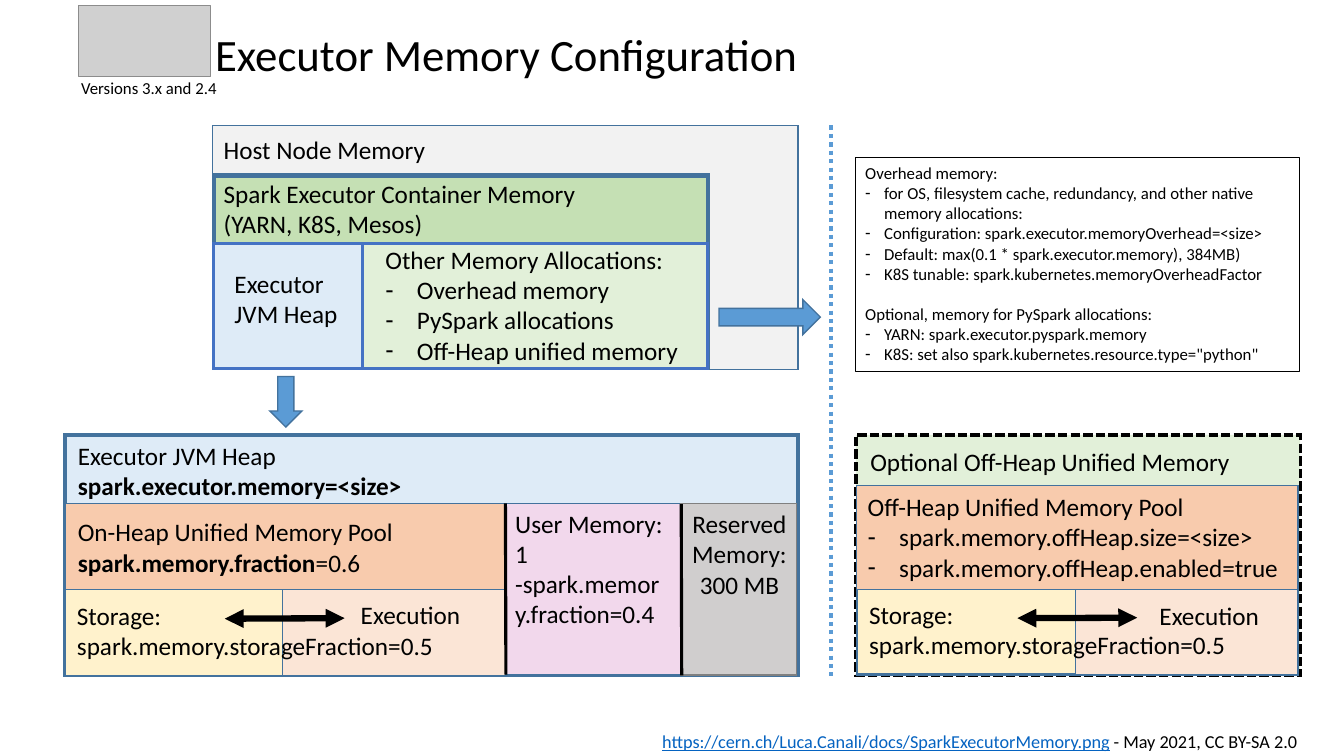
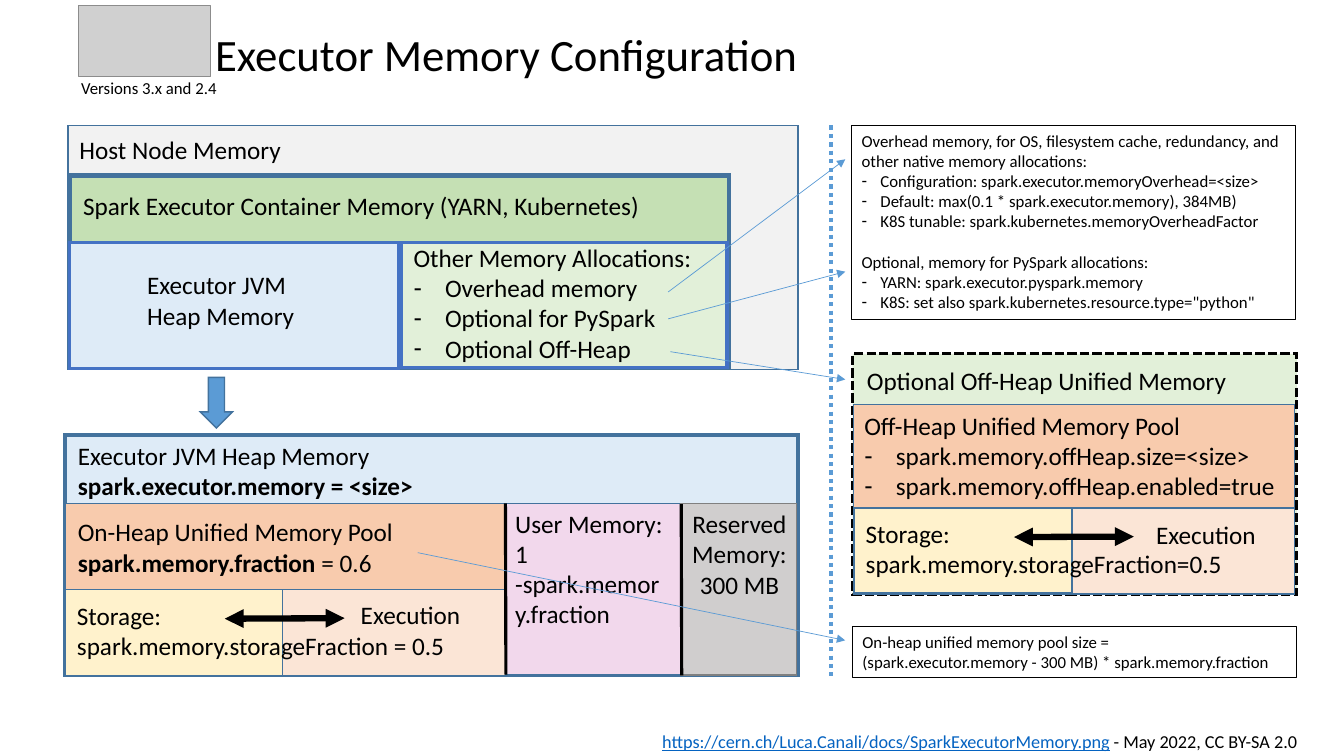
Before and after one commit to LucaCanali/Miscellaneous, a slide deck: slide 1 of Spark_Notes/SparkExecutorMemory.pptx. Drawn at 1344x756 pixels with LibreOffice and Linux fonts; fonts in the diff are those of the drawing; grey boxes stand for pictures. Boxes give left, top, right and bottom in pixels: in the first picture for what was removed or moved away, otherwise in the second. Text is boxed around its words. In the diff, an @@ line names an element or a change of style, - is before the commit and + after.

Commit message:
update Spark memory diagram

```diff
--- a/Spark_Notes/SparkExecutorMemory.pptx
+++ b/Spark_Notes/SparkExecutorMemory.pptx
@@ rectangle: place and size @@
-rectangle at [213, 125, 799, 369]
+rectangle at [68, 125, 798, 369]
@@ text "Host Node Memory": place and size @@
-text "Host Node Memory" at [224, 141, 425, 163]
+text "Host Node Memory" at [79, 141, 281, 163]
@@ rectangle "Overhead memory, for OS, filesystem ...": place and size @@
-rectangle "Overhead memory, for OS, filesystem ..." at [856, 157, 1300, 371]
+rectangle "Overhead memory, for OS, filesystem ..." at [852, 126, 1296, 320]
@@ text in rectangle at [862, 135, 1279, 170]: text changed @@
-Overhead memory:
-– for OS, filesystem cache, redundancy, and other native memory allocations:
+Overhead memory, for OS, filesystem cache, redundancy, and other native memory allocations:
@@ rectangle: place and size @@
-rectangle at [214, 175, 708, 368]
+rectangle at [70, 175, 729, 368]
@@ arrow added from (668, 292) to (846, 159), #5B9BD5 0.5 pt @@
@@ text at [83, 196, 638, 219]: text changed @@
-Spark Executor Container Memory (YARN, K8S, Mesos)
+Spark Executor Container Memory (YARN, Kubernetes)
@@ text "Other Memory Allocations:": place and size @@
-text "Other Memory Allocations:" at [385, 251, 677, 364]
+text "Other Memory Allocations:" at [414, 249, 691, 362]
@@ rectangle: place and size @@
-rectangle at [214, 244, 423, 369]
+rectangle at [70, 243, 399, 369]
@@ rectangle: place and size @@
-rectangle at [362, 244, 708, 369]
+rectangle at [401, 243, 727, 368]
@@ text at [147, 277, 294, 329]: text changed @@
-Executor JVM Heap
+Executor JVM
+Heap Memory
@@ arrow added from (668, 319) to (846, 272), #5B9BD5 0.5 pt @@
@@ right arrow removed at [719, 299, 820, 335] @@
@@ text at [445, 309, 656, 362]: text changed @@
-– PySpark allocations
-– Off-Heap unified memory
+– Optional for PySpark
+– Optional Off-Heap
@@ arrow added from (670, 352) to (846, 379), #5B9BD5 0.5 pt @@
@@ down arrow: place and size @@
-down arrow at [270, 376, 302, 426]
+down arrow at [201, 377, 233, 427]
@@ text at [78, 448, 413, 499]: text changed @@
-Executor JVM Heap
-spark.executor.memory=<size>
+Executor JVM Heap Memory
+spark.executor.memory = <size>
@@ 4 texts, 4 rectangles, 1 double arrow: place and size @@
-4 texts, 4 rectangles, 1 double arrow at [856, 436, 1301, 677]
+4 texts, 4 rectangles, 1 double arrow at [853, 354, 1298, 595]
@@ text at [78, 554, 372, 576]: spaces changed @@
-spark.memory.fraction=0.6
+spark.memory.fraction = 0.6
@@ arrow added from (417, 553) to (846, 640), #5B9BD5 0.5 pt @@
@@ text at [515, 546, 659, 627]: text changed @@
-1 -spark.memory.fraction=0.4
+1 -spark.memory.fraction
@@ rectangle added at [853, 626, 1297, 677], outline #000000 0.5 pt, 12 pt, text #000000 @@
+On-heap unified memory pool size =
+(spark.executor.memory - 300 MB) * spark.memory.fraction
@@ text at [77, 635, 444, 662]: spaces changed @@
-spark.memory.storageFraction=0.5
+spark.memory.storageFraction = 0.5
@@ text at [662, 735, 1297, 751]: text changed @@
-https://cern.ch/Luca.Canali/docs/SparkExecutorMemory.png - May 2021, CC BY-SA 2.0
+https://cern.ch/Luca.Canali/docs/SparkExecutorMemory.png - May 2022, CC BY-SA 2.0
```
